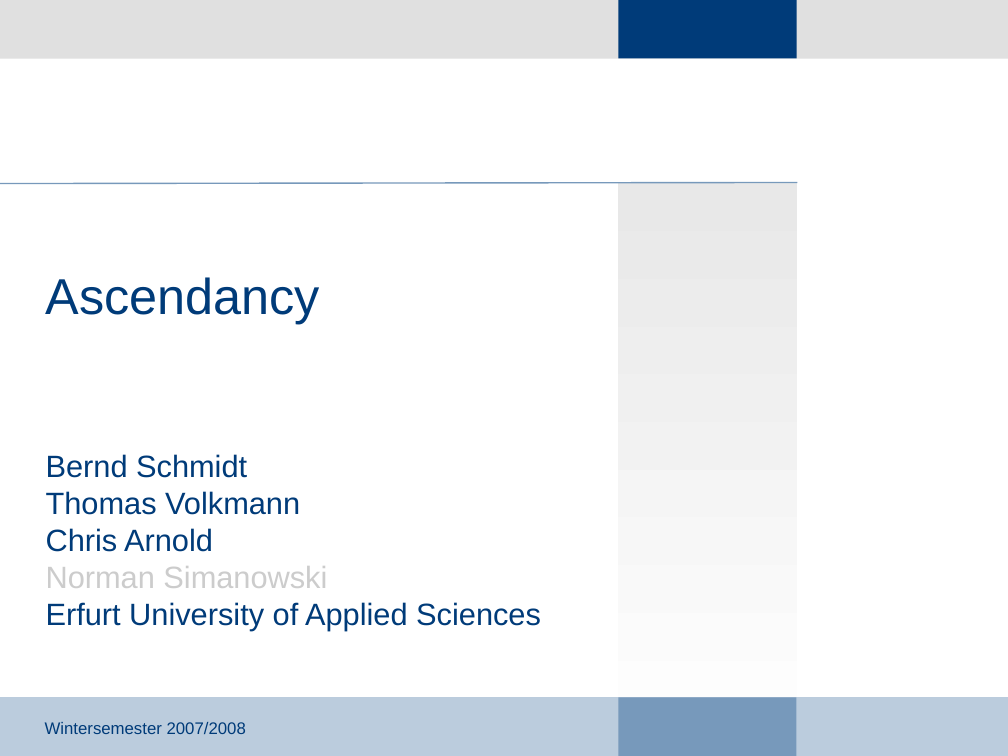
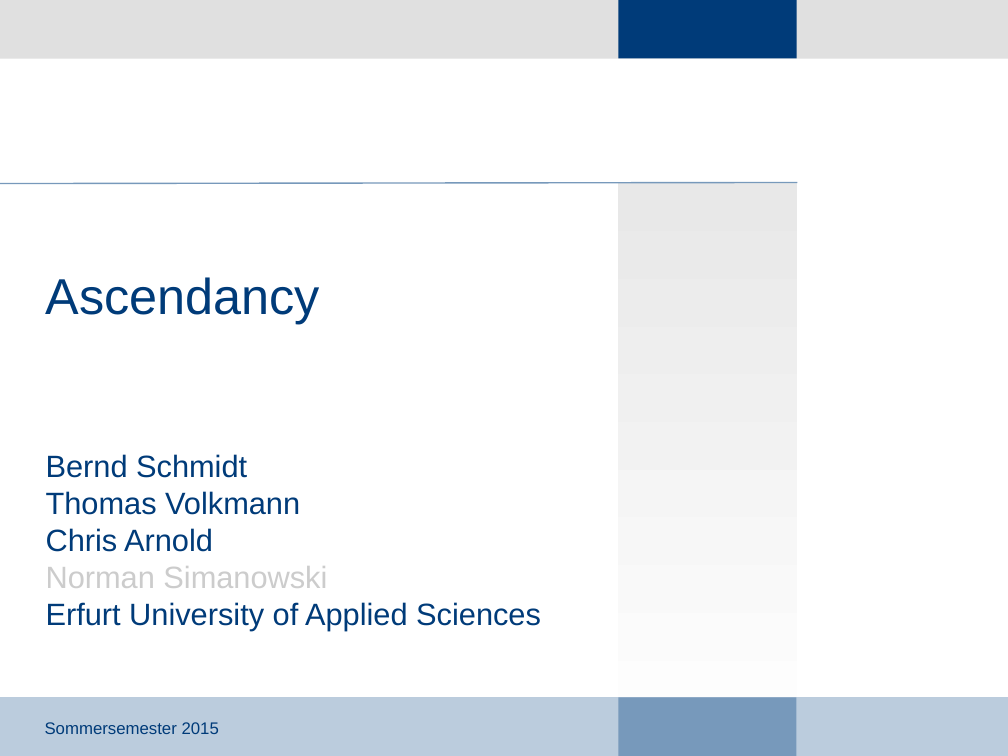
Before and after one commit to Lopt/ascendancy, a slide deck: slide 1 of docs/Projektdefinition/AI_PPT-Vorlage.odp. Drawn at 1008x756 pixels with LibreOffice and Linux fonts; fonts in the diff are those of the drawing; background and template pictures are left out. Boxes give left, top, right and bottom in pixels: in the first picture for what was removed or moved away, otherwise in the second. Text is boxed around its words. In the diff, an @@ line names an element or a change of style, - is before the commit and + after.

```diff
--- a/docs/Projektdefinition/AI_PPT-Vorlage.odp
+++ b/docs/Projektdefinition/AI_PPT-Vorlage.odp
@@ text at [45,722,219,734]: text changed @@
-Wintersemester 2007/2008
+Sommersemester 2015
```
Also in this commit, not shown: 7 other slides changed, 5 slides added, 3 slides removed, 2 other files.
